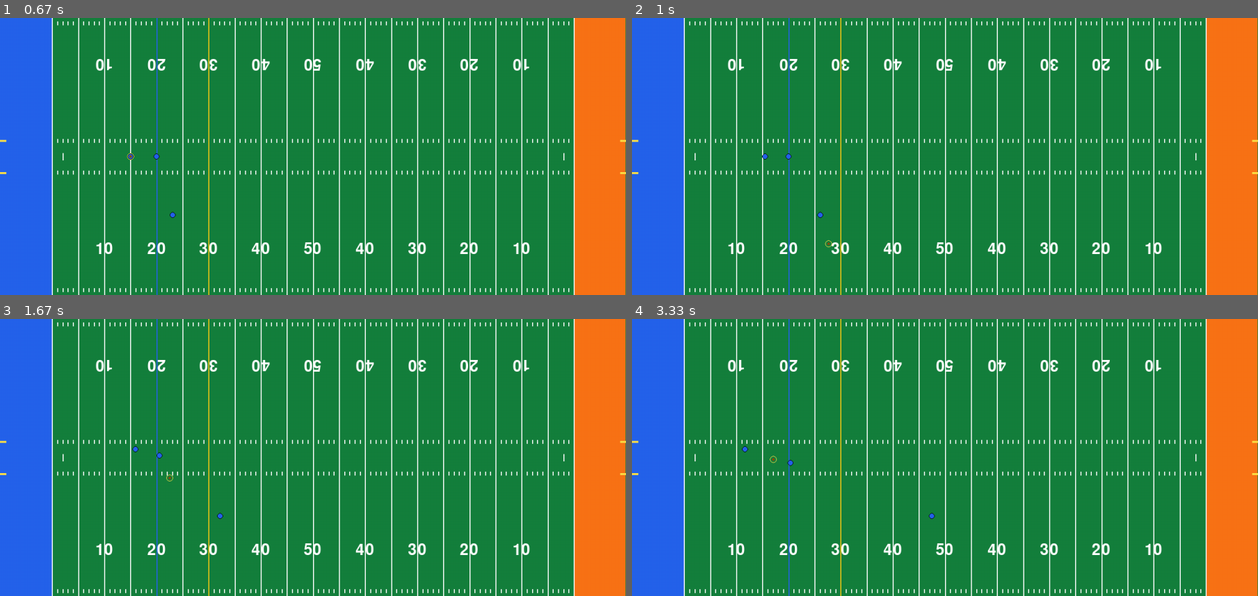
Above: before the commit, frames 1-4 (two rows, left to right).
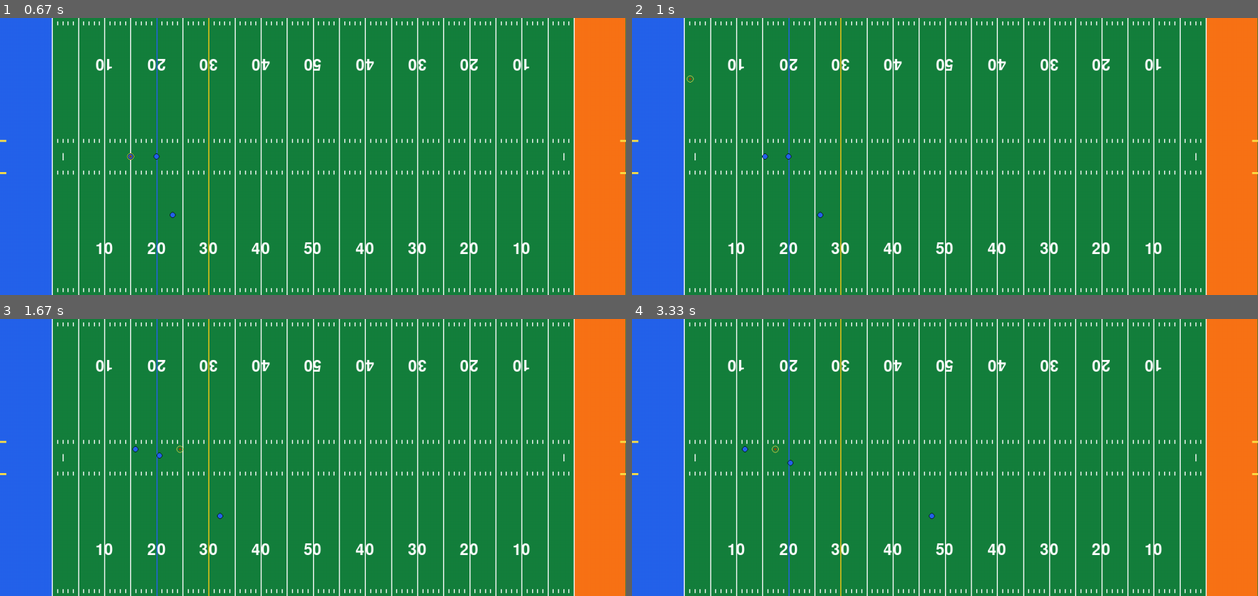
Above: after the commit, the same moments.

Repository: shakedown-street/pygame-football
Game: pygame game, started from main.py
Two runs of this game, one before a commit and one after it. Both use one fixed random seed, a clock stepped at 60 frames per second and the inputs below.
Inputs (mouse positions are in pixels of both pictures, inside the frame that each line leads up to):
- Up to frame 1 (0.67 s): tap Space at 0.33 s
- Up to frame 2 (1 s): hold D from 0.67 s (still down); tap Space at 0.73 s
- Up to frame 3 (1.67 s): tap Space at 1.03, 1.23, 1.57 s; release D at 1.13 s; hold W 1.17-1.47 s; move the mouse to (513, 449) at 1.2 s; hold D from 1.5 s (still down)
- Up to frame 4 (3.33 s): tap Space at 1.87, 2.07, 2.37, 2.63, 2.97, 3.27 s; release D at 1.97 s; hold A 2-2.53 s; hold S 2.57-2.87 s; hold A 2.9-3.3 s

Frame 1 is identical in both runs. In frame 2, less than 0.1% of the frame differs, in the area x 8-32%, y 20-83%; in frame 3, less than 0.1%; in frame 4, less than 0.1%.

Commit message:
Throw to mouse position instead of wr position

Diff:
--- a/main.py
+++ b/main.py
@@ -323,9 +323,14 @@
                     game.ball_carrier = qb
                     wr.start_streak_route(yards=12)
                 elif game.ball_carrier == qb:
-                    # Throw ball to wr
+                    # Throw ball to mouse position
                     game.ball_carrier = None
-                    direction = (wr.pos - ball.pos).normalize()
+                    mouse_pos = pygame.Vector2(pygame.mouse.get_pos())
+                    direction = mouse_pos - ball.pos
+                    if direction.length() != 0:
+                        direction = direction.normalize()
+                    else:
+                        direction = pygame.Vector2(0, 0)
                     ball.velocity = direction * BALL_THROW_SPEED
                 elif game.ball_carrier != qb:
                     # Throw back to c
